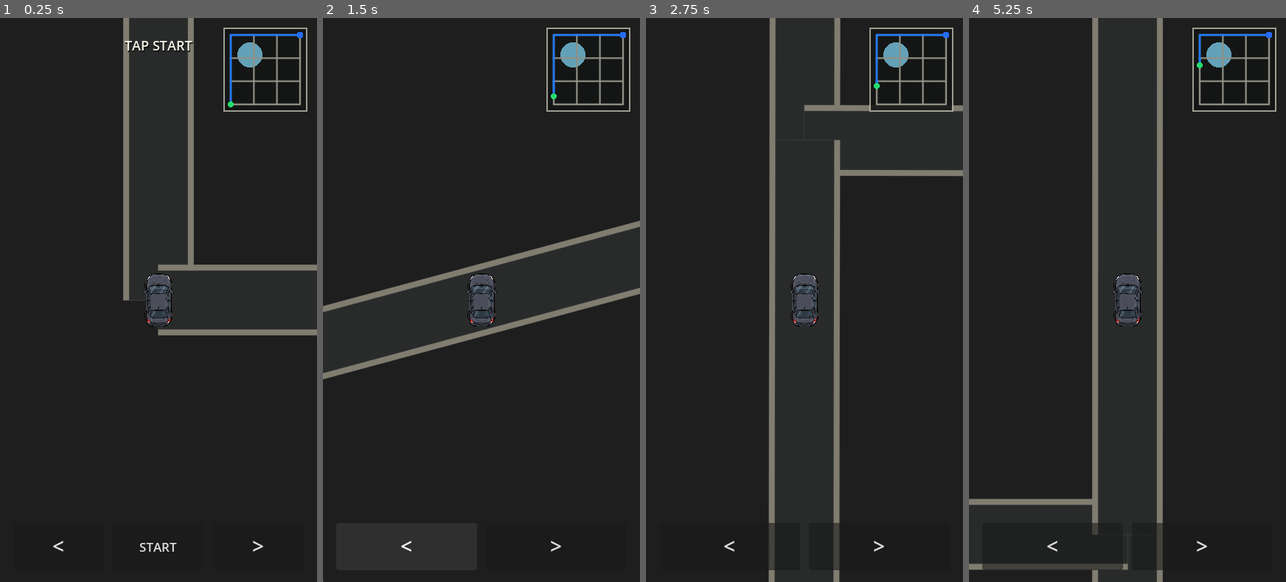
Above: before the commit, frames 1-4 (left to right).
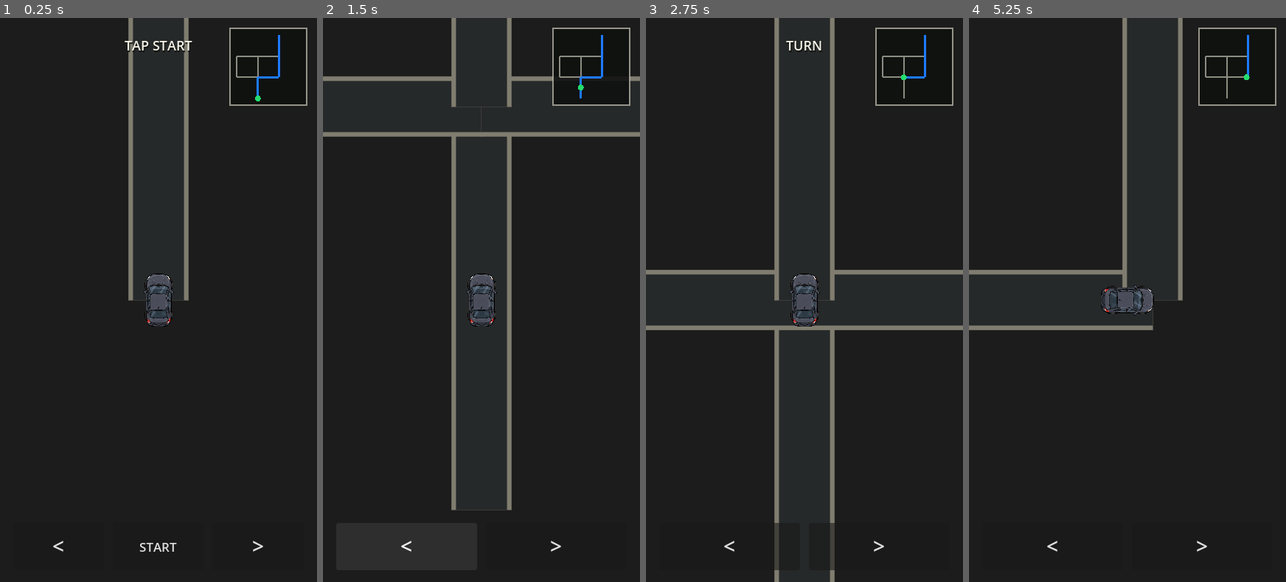
Above: after the commit, the same moments.

Repository: patrickcallahancomedy/comedian
Game: Godot game, scene res://scenes/drive/drive_module.tscn
Two runs of this game, one before a commit and one after it. Both use one fixed random seed, a clock stepped at 60 frames per second and the inputs below.
Inputs (mouse positions are in pixels of both pictures, inside the frame that each line leads up to):
- Up to frame 1 (0.25 s): no input
- Up to frame 2 (1.5 s): click "START" at 0.5 s; click "<" at 1.25 s
- Up to frame 3 (2.75 s): tap Enter (ui_accept) at 2, 2.27 s; move the mouse to (874, 271) at 2.02 s; hold Right from 2.03 s (still down); tap Space at 2.1 s; click (874, 271) at 2.17 s
- Up to frame 4 (5.25 s): release Right at 2.75 s; drag from (1064, 328) to (1111, 412) at 2.77 s; click ">" at 3.5 s; move the mouse to (1159, 175) at 4.27 s; hold Right 4.28-5 s; tap Space at 4.35 s; drag from (1111, 412) to (1032, 215) at 5.02 s

The runs differ from the first frame. In frame 1, 5.3% of the frame differs, in the area x 38-100%, y 0-57%; in frame 2, 7.7%; in frame 3, 9.4%, in the area x 0-100%, y 0-100%; in frame 4, 9.4%.

Commit message:
DRIVE v0.12 point scene at single-world controller

Diff:
--- a/godot/scenes/drive/drive_module.tscn
+++ b/godot/scenes/drive/drive_module.tscn
@@ -1,6 +1,6 @@
 [gd_scene format=3 uid="uid://toj3nfh0umto"]
 
-[ext_resource type="Script" uid="uid://dw6eqdga7khfh" path="res://scripts/drive/city_map.gd" id="1_boj34"]
+[ext_resource type="Script" path="res://scripts/drive/connected_drive.gd" id="1_boj34"]
 [ext_resource type="Texture2D" uid="uid://dkqq7eu8lpill" path="res://assets/car/player_car_top.png" id="1_car"]
 
 [ext_resource type="Script" path="res://scripts/drive/drive_session.gd" id="3_session"]
@@ -23,7 +23,7 @@
 anchor_bottom = 1.0
 grow_horizontal = 2
 grow_vertical = 2
-color = Color(0.42, 0.48, 0.39, 1)
+color = Color(0.11, 0.11, 0.11, 1)
 
 [node name="CityMap" type="Control" parent="." unique_id=1442815347]
 layout_mode = 1
